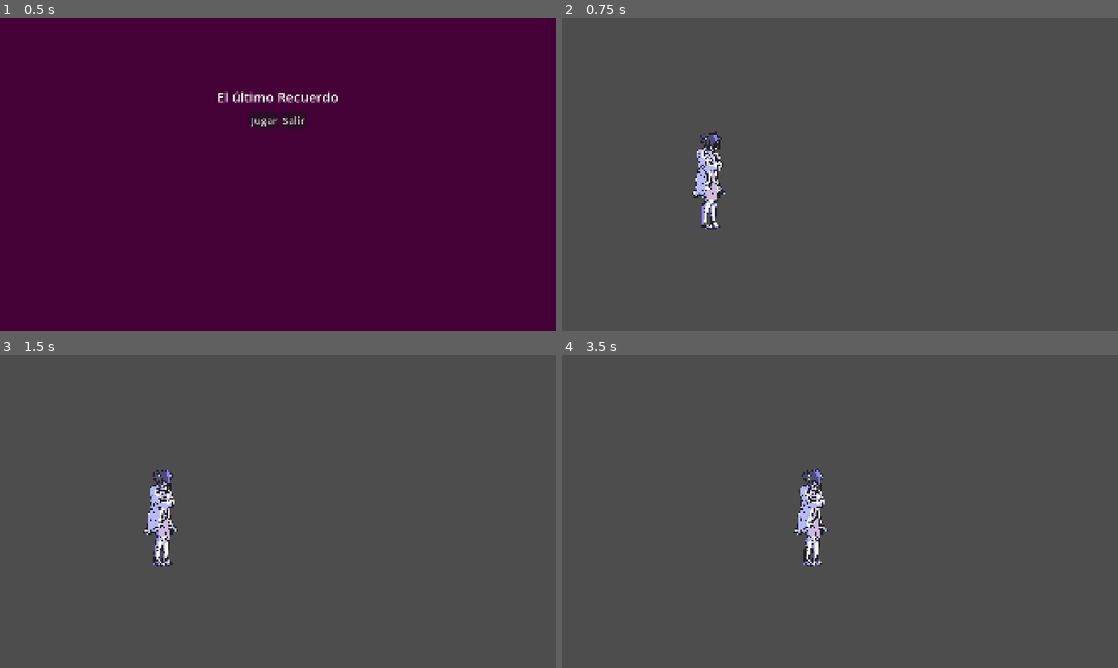
Above: before the commit, frames 1-4 (two rows, left to right).
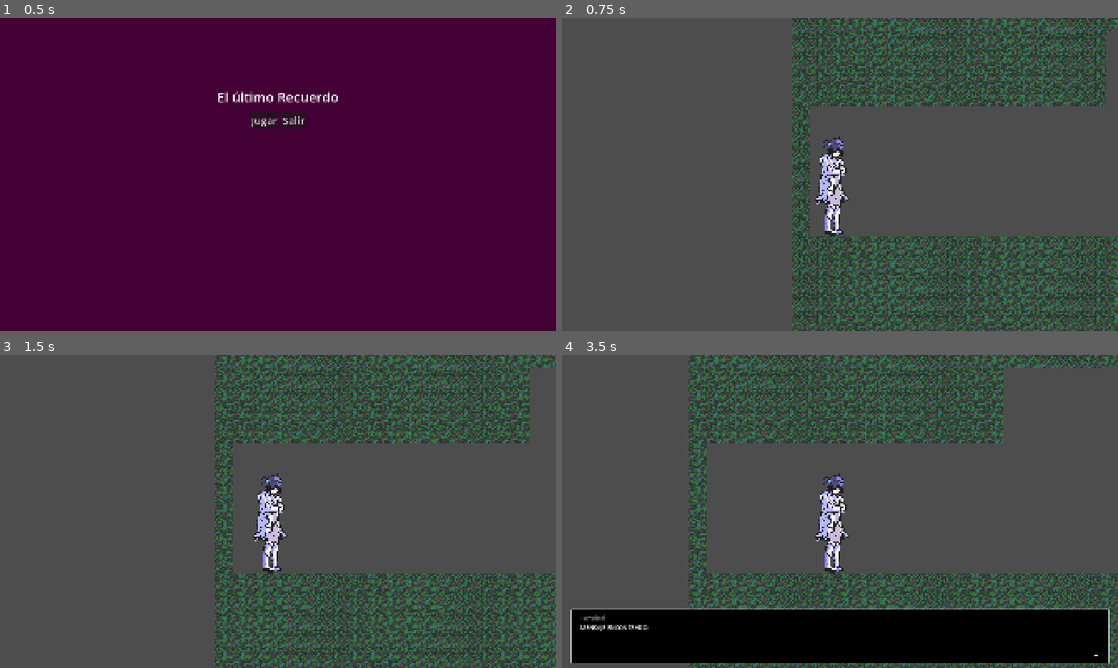
Above: after the commit, the same moments.

Repository: empanad4z/WOMEN-GAME-JAM-2026
Game: Godot game, scene res://scenes/main.tscn
Two runs of this game, one before a commit and one after it. Both use one fixed random seed, a clock stepped at 60 frames per second and the inputs below. The engine's default icon, where the game draws it, is replaced by a stand-in: a white triangle on a blue panel in a dark square.
Inputs (mouse positions are in pixels of both pictures, inside the frame that each line leads up to):
- Up to frame 1 (0.5 s): no input
- Up to frame 2 (0.75 s): click "Jugar" at 0.5 s
- Up to frame 3 (1.5 s): tap Enter (ui_accept) at 1.25 s; move the mouse to (400, 495) at 1.27 s; hold Right (move_right) from 1.28 s (still down); tap X (attack) at 1.35 s; click (400, 495) at 1.42 s
- Up to frame 4 (3.5 s): tap Z (jump) at 1.52 s; release Right (move_right) at 2 s; drag from (728, 527) to (817, 442) at 2.02 s; move the mouse to (895, 442) at 2.77 s; hold Right (move_right) from 2.78 s (still down); tap X (attack) at 2.85 s

Frame 1 is identical in both runs. In frame 2, 24% of the frame differs, in the area x 23-100%, y 0-100%; in frame 3, 25%; in frame 4, 36%, in the area x 1-100%, y 0-100%.

Commit message:
hotfix: ahora iniciar juego es desde el nivel 1

Diff:
--- a/scripts/main_menu.gd
+++ b/scripts/main_menu.gd
@@ -3,7 +3,7 @@
 func _on_boton_jugar_pressed() -> void:
 	GameState.new_game()
 	# Cambiar a ejemplo "res://scenes/Map1.tscn" por la ruta exacta del primer nivel
-	get_tree().change_scene_to_file("res://scenes/tests/test_player.tscn")
+	get_tree().change_scene_to_file("res://scenes/levels/level1.tscn")
 
 func _on_boton_salir_pressed() -> void:
 	# Cierra la aplicación/juego por completo
